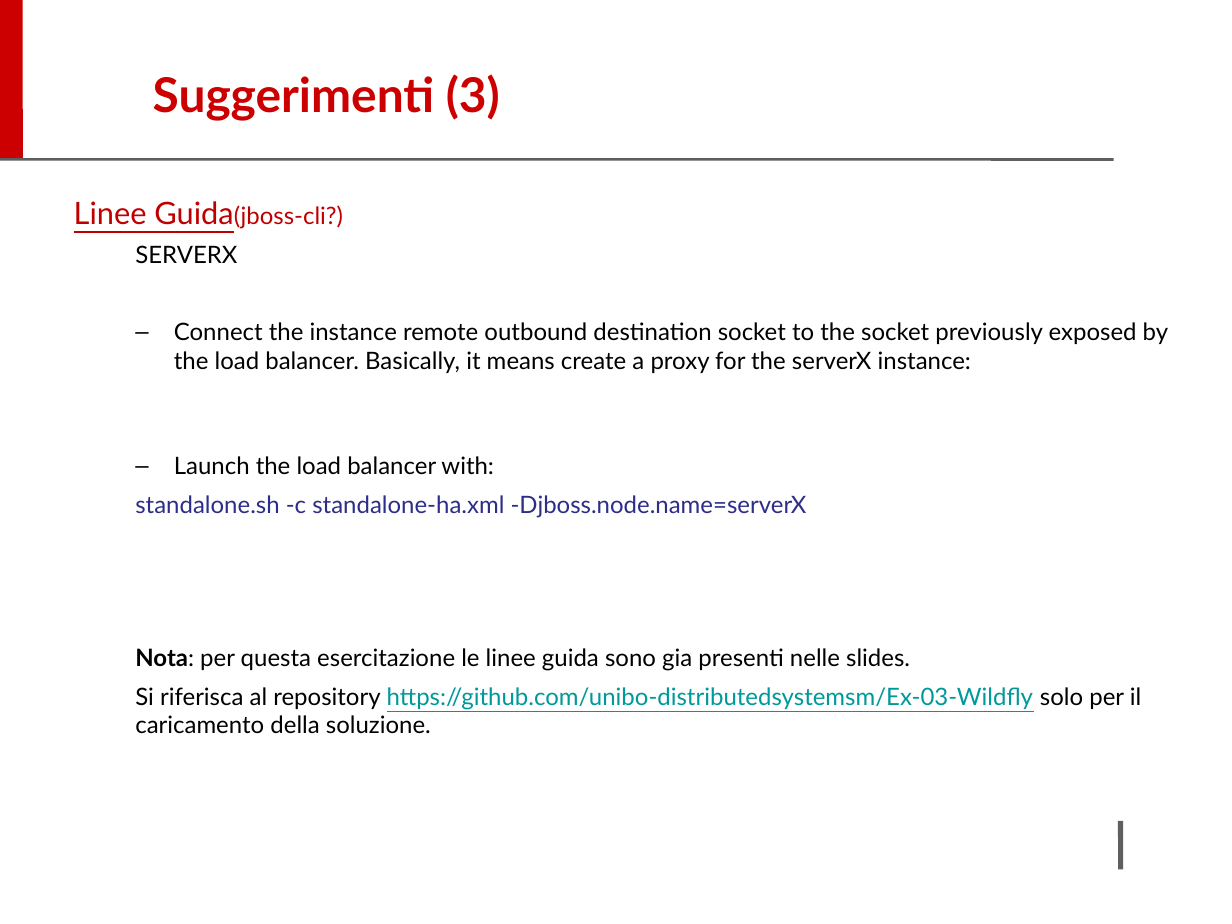
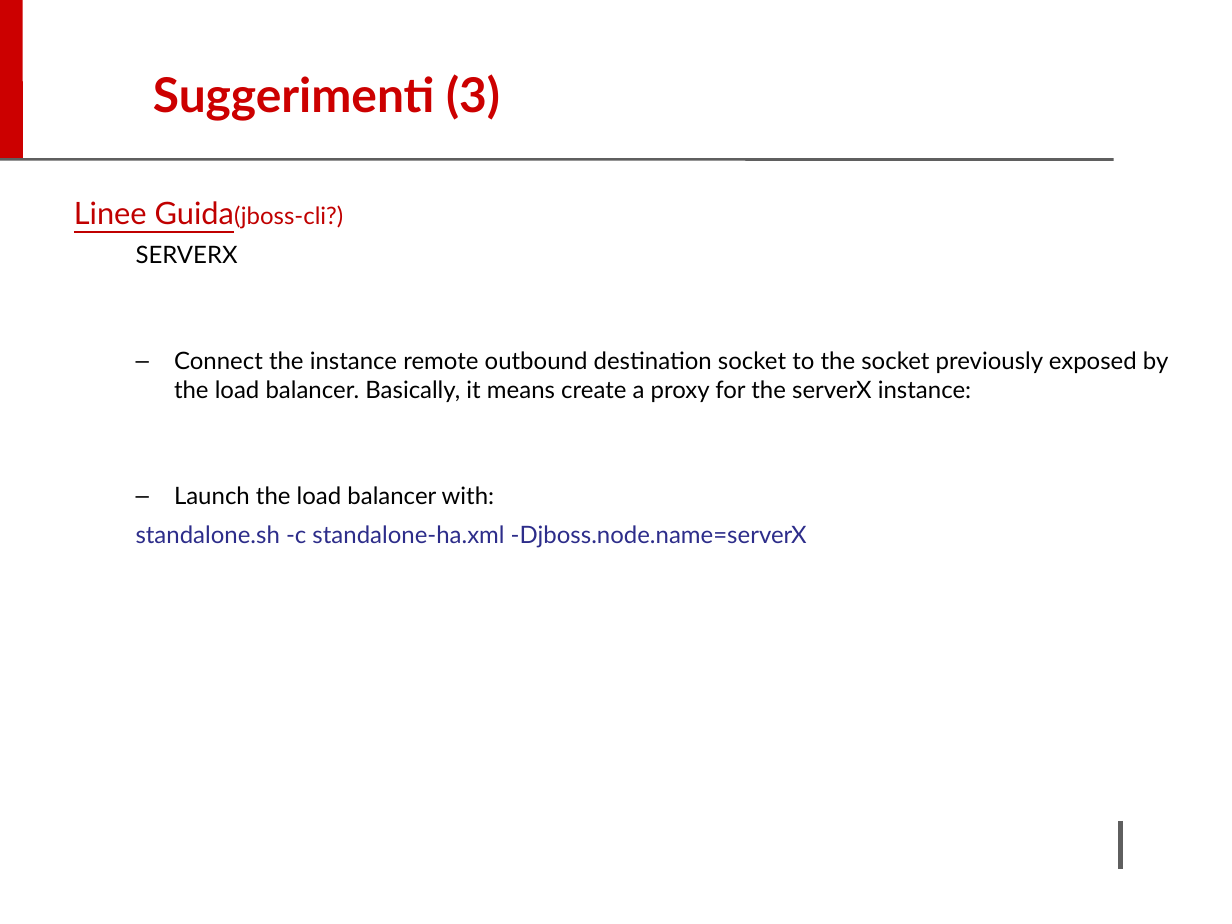
Before and after one commit to alebov/Ex-03-Wildfly, a slide deck: slide 10 of Esercitazione SD-M III.pptx (slide 9 before the commit). Drawn at 1232x924 pixels with LibreOffice and Linux fonts; fonts in the diff are those of the drawing; background and template pictures are left out. Boxes give left, top, right and bottom in pixels: in the first picture for what was removed or moved away, otherwise in the second. Text is boxed around its words. In the diff, an @@ line names an element or a change of style, - is before the commit and + after.

```diff
--- a/Esercitazione SD-M III.pptx
+++ b/Esercitazione SD-M III.pptx
@@ text at (136, 245, 807, 548): list level 1 to 2 in "SERVERX"; list level 1 to 2 in "standalone.sh -c standalone-ha.xml -Djboss.node.name=serverX" @@
@@ text at (135, 648, 1141, 734): paragraphs removed @@
-Nota: per questa esercitazione le linee guida sono gia presenti nelle slides.
-Si riferisca al repository https://github.com/unibo-distributedsystemsm/Ex-03-Wildfly solo per il caricamento della soluzione.
```
Also in this commit, not shown: 9 other slides changed, 1 slide added.
